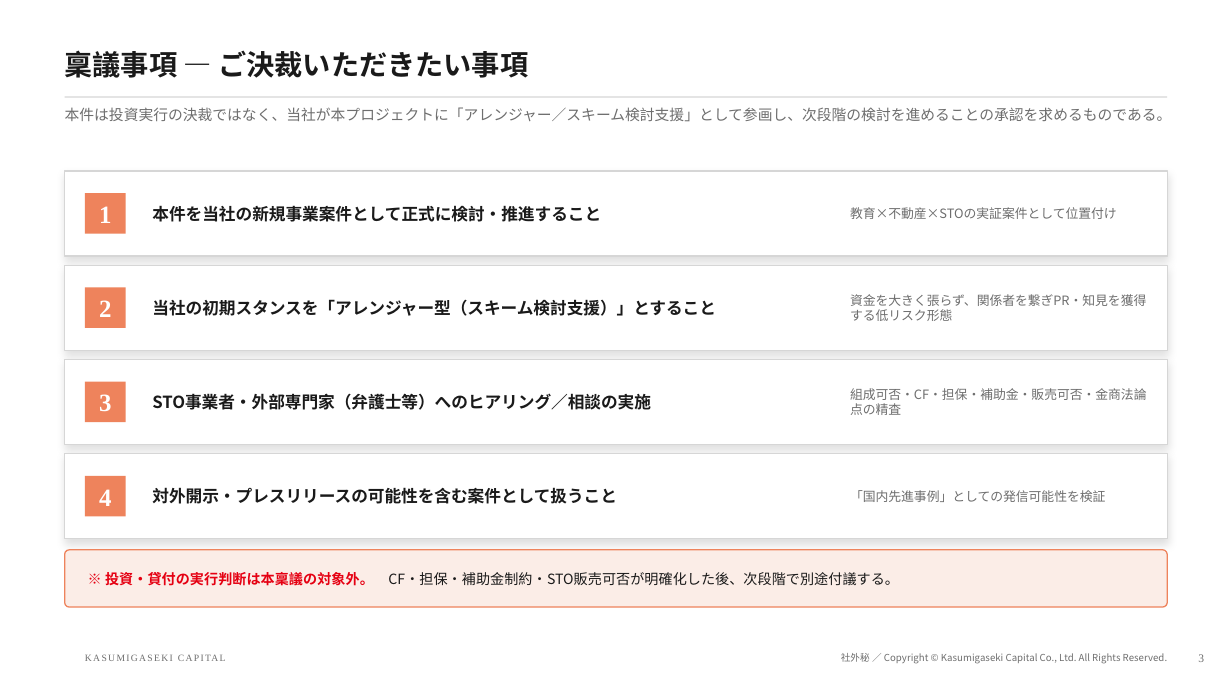
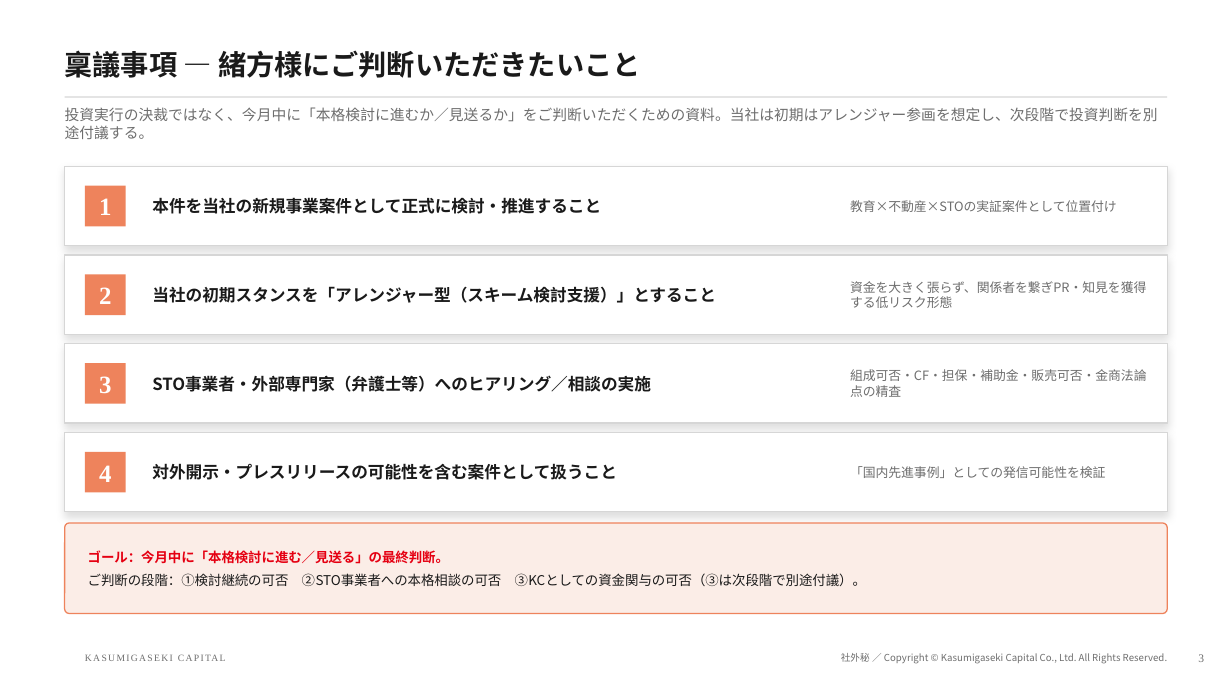
Before and after one commit to Kanta02cer/hotel-simulation, a slide deck: slide 3 of slides/nlcs-kobe-sto/NLCS神戸STO_KC参画稟議.pptx. Drawn at 1232x693 pixels with LibreOffice and Linux fonts; fonts in the diff are those of the drawing; background and template pictures are left out. Boxes give left, top, right and bottom in pixels: in the first picture for what was removed or moved away, otherwise in the second. Text is boxed around its words. In the diff, an @@ line names an element or a change of style, - is before the commit and + after.

```diff
--- a/slides/nlcs-kobe-sto/NLCS神戸STO_KC参画稟議.pptx
+++ b/slides/nlcs-kobe-sto/NLCS神戸STO_KC参画稟議.pptx
@@ text at [65,50,640,78]: text changed @@
-稟議事項 ― ご決裁いただきたい事項
+稟議事項 ― 緒方様にご判断いただきたいこと
@@ text at [65,107,1158,139]: text changed @@
-本件は投資実行の決裁ではなく、当社が本プロジェクトに「アレンジャー／スキーム検討支援」として参画し、次段階の検討を進めることの承認を求めるものである。
+投資実行の決裁ではなく、今月中に「本格検討に進むか／見送るか」をご判断いただくための資料。当社は初期はアレンジャー参画を想定し、次段階で投資判断を別途付議する。
@@ rectangle: place and size @@
-rectangle at [65,171,1167,256]
+rectangle at [65,166,1167,246]
@@ 3 texts, 1 rectangle: place and size @@
-3 texts, 1 rectangle at [85,193,1117,234]
+3 texts, 1 rectangle at [85,186,1117,226]
@@ rectangle: place and size @@
-rectangle at [65,265,1167,350]
+rectangle at [65,255,1167,335]
@@ text "当社の初期スタンスを「アレンジャー型（スキーム検討支援）」とすること": place and size @@
-text "当社の初期スタンスを「アレンジャー型（スキーム検討支援）」とすること" at [152,299,716,316]
+text "当社の初期スタンスを「アレンジャー型（スキーム検討支援）」とすること" at [152,286,716,303]
@@ text "資金を大きく張らず、関係者を繋ぎPR・知見を獲得する低リスク形態": place and size @@
-text "資金を大きく張らず、関係者を繋ぎPR・知見を獲得する低リスク形態" at [850,294,1146,321]
+text "資金を大きく張らず、関係者を繋ぎPR・知見を獲得する低リスク形態" at [850,281,1146,308]
@@ text "2": place and size @@
-text "2" at [99,300,111,317]
+text "2" at [99,287,111,304]
@@ rectangle: place and size @@
-rectangle at [85,287,126,328]
+rectangle at [85,274,126,315]
@@ rectangle: place and size @@
-rectangle at [65,360,1167,445]
+rectangle at [65,344,1167,423]
@@ 3 texts, 1 rectangle: place and size @@
-3 texts, 1 rectangle at [85,382,1147,422]
+3 texts, 1 rectangle at [85,363,1147,404]
@@ rectangle: place and size @@
-rectangle at [65,454,1167,539]
+rectangle at [65,433,1167,512]
@@ 3 texts, 1 rectangle: place and size @@
-3 texts, 1 rectangle at [85,476,1105,517]
+3 texts, 1 rectangle at [85,452,1105,493]
@@ rounded rectangle: place and size @@
-rounded rectangle at [65,550,1167,607]
+rounded rectangle at [65,523,1167,614]
@@ rounded rectangle at [65,523,1167,614]: proportions changed @@
@@ text at [88,550,866,586]: text changed; size 11 to 10.5 pt @@
-※ 投資・貸付の実行判断は本稟議の対象外。 CF・担保・補助金制約・STO販売可否が明確化した後、次段階で別途付議する。
+ゴール：今月中に「本格検討に進む／見送る」の最終判断。
+ご判断の段階：①検討継続の可否 ②STO事業者への本格相談の可否 ③KCとしての資金関与の可否（③は次段階で別途付議）。
```
Also in this commit, not shown: 15 other slides changed, 4 slides added, 1 other file.
